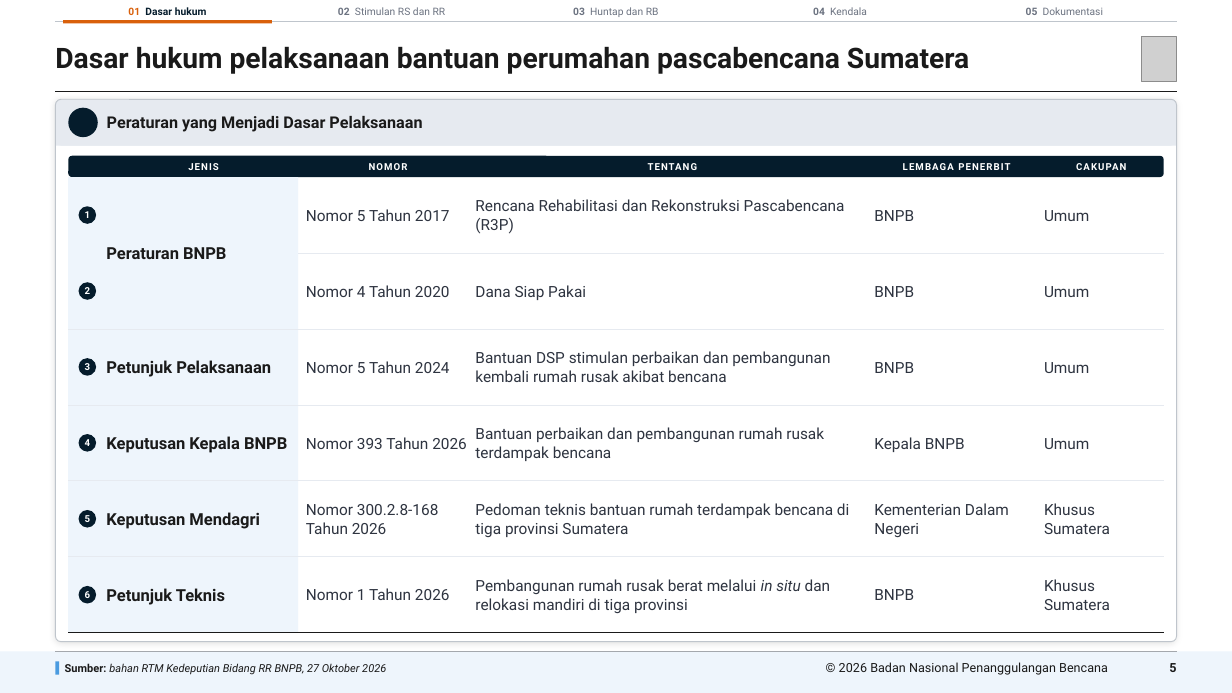
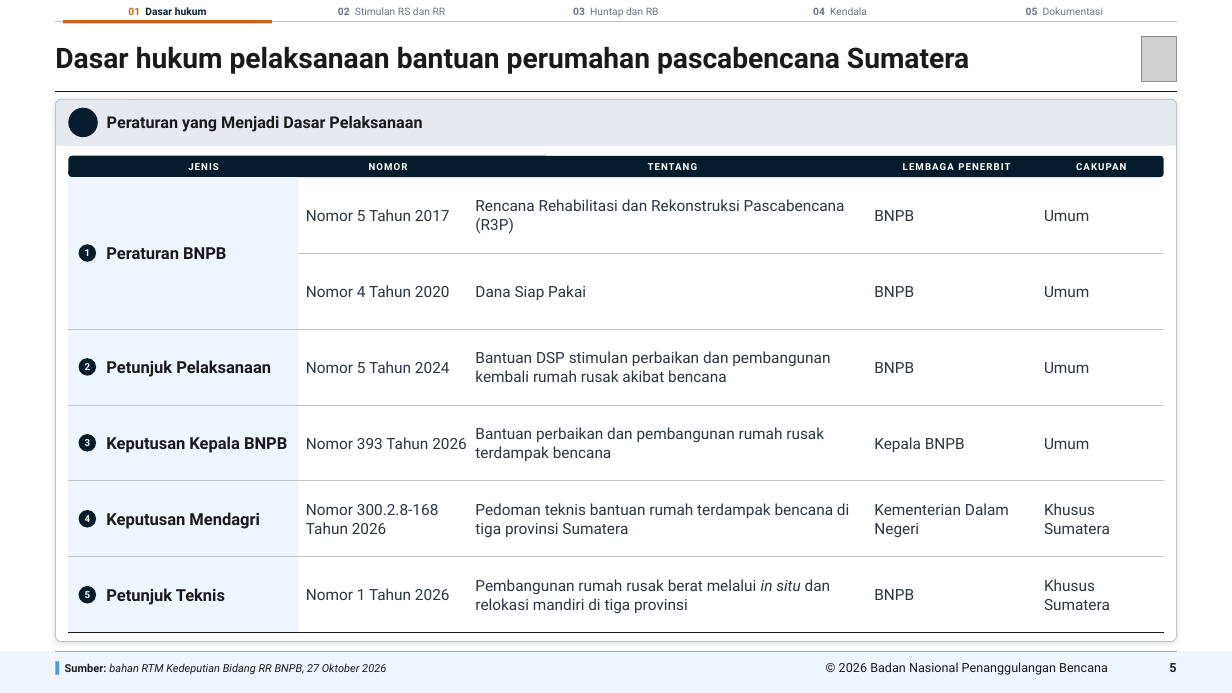
Before and after one commit to terasurbannetwork/poskokarhutla, a slide deck: slide 5 of docs/deck-bnpb/Progres Perumahan RR Sumatera 271026/Progres Perumahan RR Sumatera 271026.pptx. Drawn at 1232x693 pixels with LibreOffice and Linux fonts; fonts in the diff are those of the drawing; grey boxes stand for pictures; background and template pictures are left out. Boxes give left, top, right and bottom in pixels: in the first picture for what was removed or moved away, otherwise in the second. Text is boxed around its words. In the diff, an @@ line names an element or a change of style, - is before the commit and + after.

```diff
--- a/docs/deck-bnpb/Progres Perumahan RR Sumatera 271026/Progres Perumahan RR Sumatera 271026.pptx
+++ b/docs/deck-bnpb/Progres Perumahan RR Sumatera 271026/Progres Perumahan RR Sumatera 271026.pptx
@@ ellipse "1" moved from (x1=79, y1=206, x2=96, y2=224) to (x1=79, y1=244, x2=96, y2=262) @@
@@ line (299, 253) - (1164, 253): stroke #E6EAF0 0.5 pt to #BFC5CC 0.6 pt @@
@@ line (68, 329) - (1164, 329): stroke #E6EAF0 0.5 pt to #BFC5CC 0.6 pt @@
@@ 3 ellipses moved together from (x1=79, y1=282, x2=96, y2=528) to (x1=79, y1=359, x2=96, y2=604) @@
@@ line (68, 405) - (1164, 405): stroke #E6EAF0 0.5 pt to #BFC5CC 0.6 pt @@
@@ line (68, 481) - (1164, 481): stroke #E6EAF0 0.5 pt to #BFC5CC 0.6 pt @@
@@ line (68, 557) - (1164, 557): stroke #E6EAF0 0.5 pt to #BFC5CC 0.6 pt @@
```
Also in this commit, not shown: 14 other slides changed, 3 other files.
